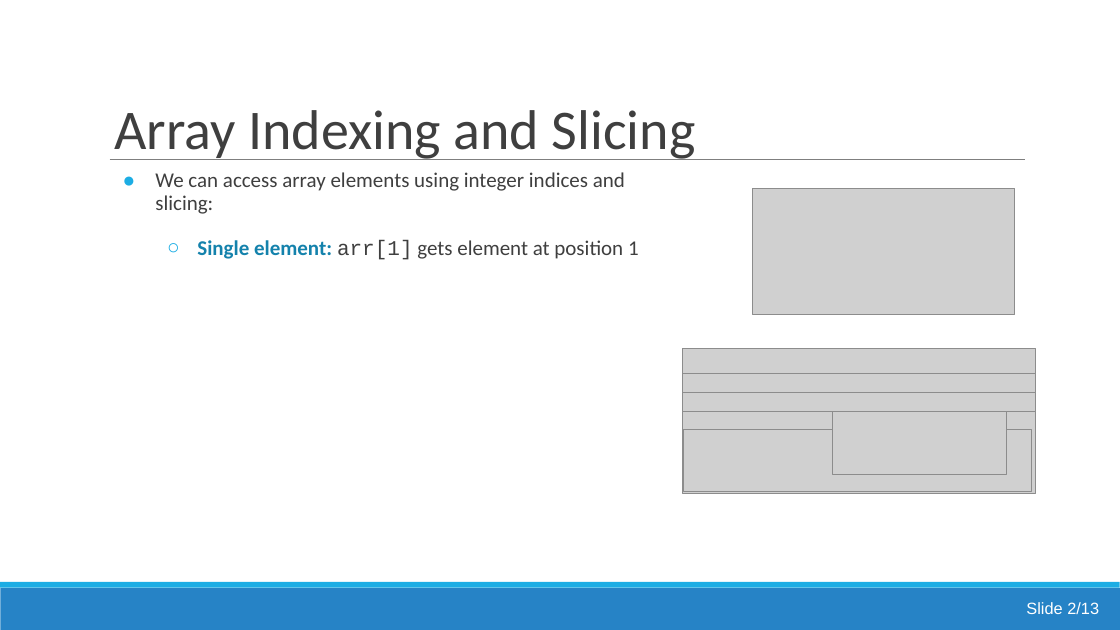
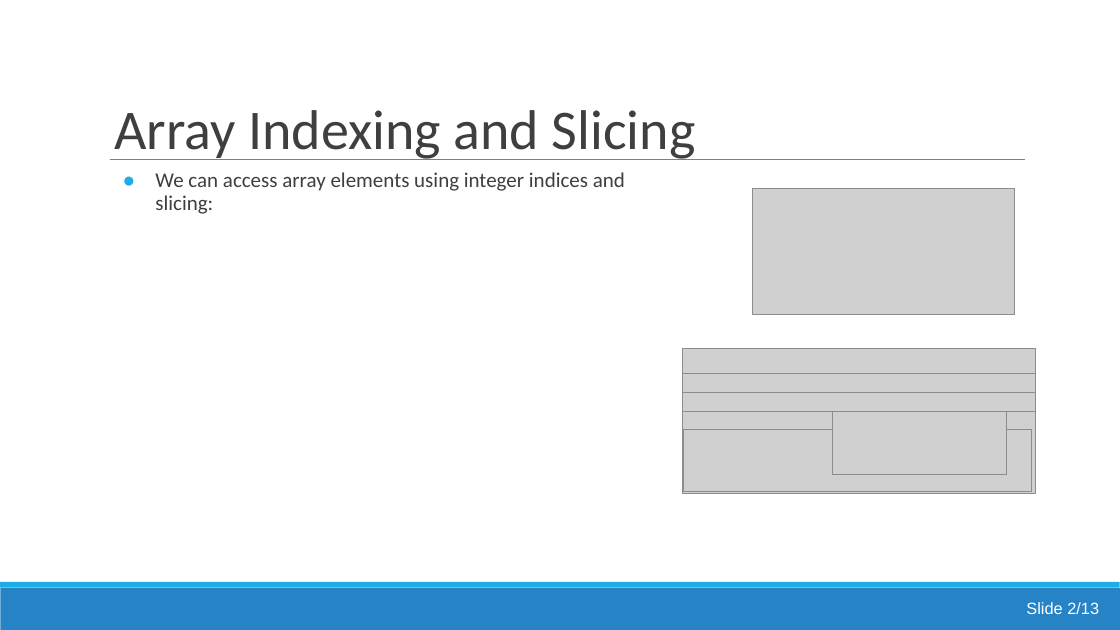
Before and after one commit to jsmartinstats/SCIF10002-2026, a slide deck: slide 4 of 08/Lecture7_working_with_numpy_arrays.pptx. Drawn at 1120x630 pixels with LibreOffice and Linux fonts; fonts in the diff are those of the drawing; grey boxes stand for pictures. Boxes give left, top, right and bottom in pixels: in the first picture for what was removed or moved away, otherwise in the second. Text is boxed around its words. In the diff, an @@ line names an element or a change of style, - is before the commit and + after.

```diff
--- a/08/Lecture7_working_with_numpy_arrays.pptx
+++ b/08/Lecture7_working_with_numpy_arrays.pptx
@@ text at (197, 240, 639, 260): paragraph removed @@
-  ○ Single element: arr[1] gets element at position 1
```
Also in this commit, not shown: 6 other slides changed, 1 slide added, 1 slide removed.
